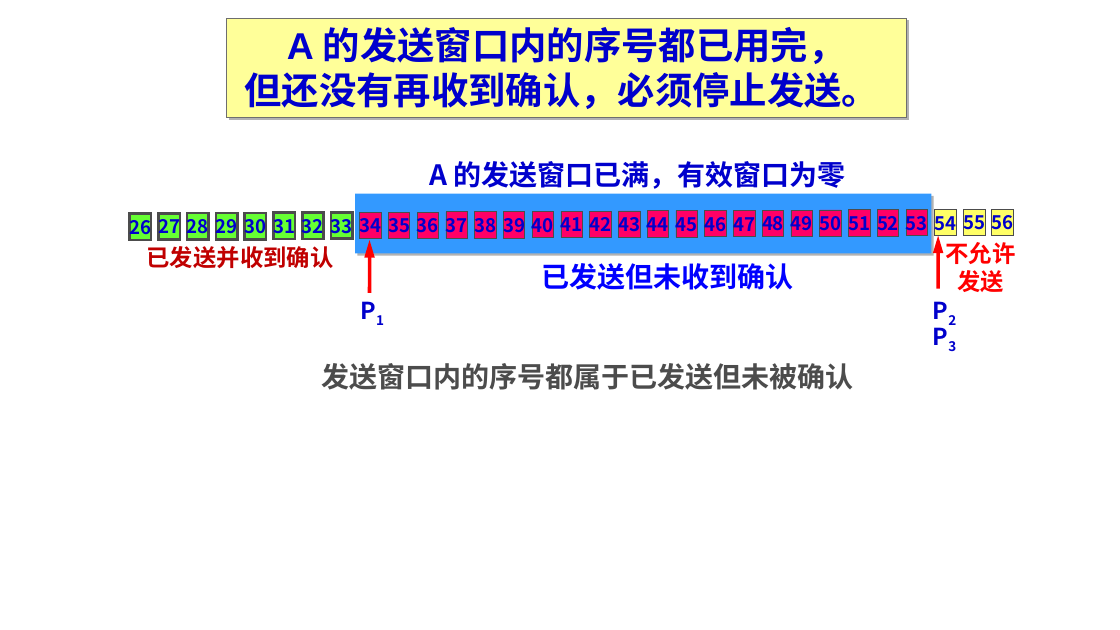
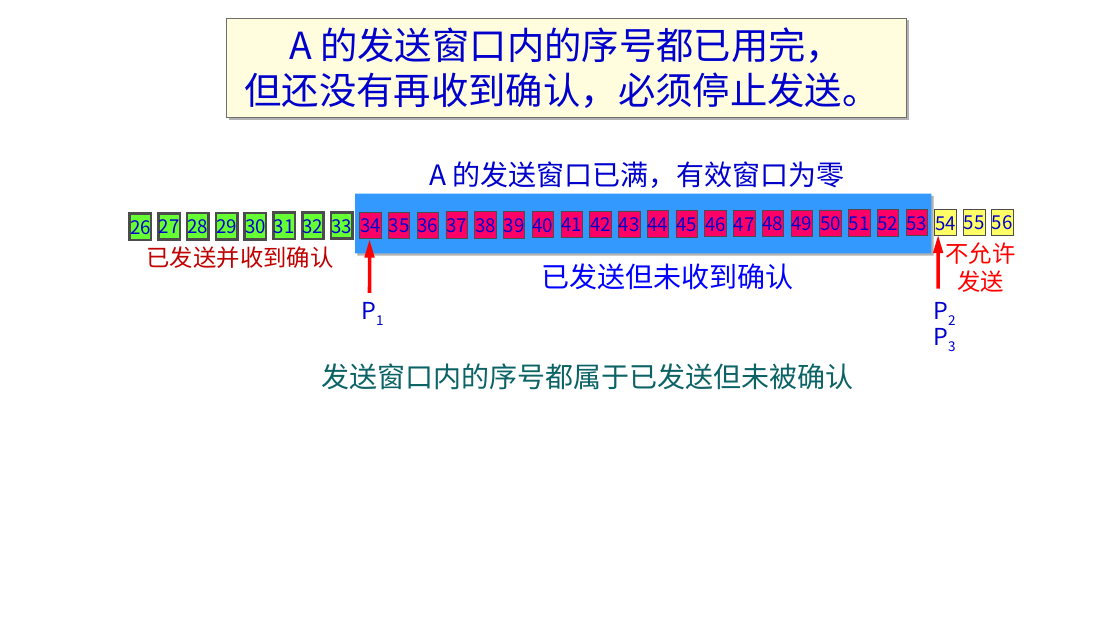
Before and after one commit to network-whu/2021, a slide deck: slide 104 of slides/instruction/05.pptx. Drawn at 1120x630 pixels with LibreOffice and Linux fonts; fonts in the diff are those of the drawing. Boxes give left, top, right and bottom in pixels: in the first picture for what was removed or moved away, otherwise in the second. Text is boxed around its words. In the diff, an @@ line names an element or a change of style, - is before the commit and + after.

```diff
--- a/slides/instruction/05.pptx
+++ b/slides/instruction/05.pptx
@@ rectangle "A 的发送窗口内的序号都已用完，" at (x1=227, y1=18, x2=907, y2=118): font Arial to Noto Sans CJK SC, bold off; fill #FFFF99 to #FFFDDE @@
@@ bold off in 37 elements at (x1=945, y1=242, x2=1015, y2=292), (x1=138, y1=239, x2=344, y2=276), (x1=421, y1=154, x2=863, y2=196), (x1=129, y1=213, x2=151, y2=239), (x1=159, y1=213, x2=181, y2=239), (x1=187, y1=213, x2=209, y2=239), (x1=216, y1=213, x2=238, y2=239), (x1=245, y1=213, x2=266, y2=239), (x1=302, y1=213, x2=324, y2=239), (x1=331, y1=213, x2=353, y2=239), (x1=360, y1=213, x2=381, y2=239), (x1=388, y1=213, x2=410, y2=239), (x1=418, y1=212, x2=439, y2=238), (x1=446, y1=212, x2=468, y2=238), (x1=475, y1=212, x2=497, y2=238), (x1=503, y1=212, x2=525, y2=238), (x1=533, y1=212, x2=555, y2=238), (x1=561, y1=212, x2=583, y2=238), (x1=590, y1=211, x2=612, y2=237), (x1=618, y1=211, x2=640, y2=237), (x1=648, y1=211, x2=670, y2=237), (x1=676, y1=211, x2=698, y2=237), (x1=705, y1=211, x2=727, y2=237), (x1=734, y1=211, x2=755, y2=237), (x1=762, y1=210, x2=784, y2=236), (x1=791, y1=210, x2=813, y2=236), (x1=820, y1=210, x2=842, y2=236), (x1=849, y1=210, x2=870, y2=236), (x1=877, y1=210, x2=899, y2=236), (x1=907, y1=209, x2=928, y2=235), (x1=935, y1=209, x2=957, y2=235), (x1=964, y1=209, x2=986, y2=235), (x1=542, y1=263, x2=794, y2=290), (x1=991, y1=209, x2=1013, y2=235), (x1=352, y1=292, x2=393, y2=329), (x1=924, y1=292, x2=965, y2=329), (x1=924, y1=318, x2=965, y2=355) @@
@@ text "发送窗口内的序号都属于已发送但未被确认" at (x1=321, y1=363, x2=853, y2=390): font Arial to Noto Sans CJK SC, text colour #4C4C4C to #0B6366, bold off @@
```
Also in this commit, not shown: 85 other slides changed, 10 slides added, 1 slide removed, 3 other files.
